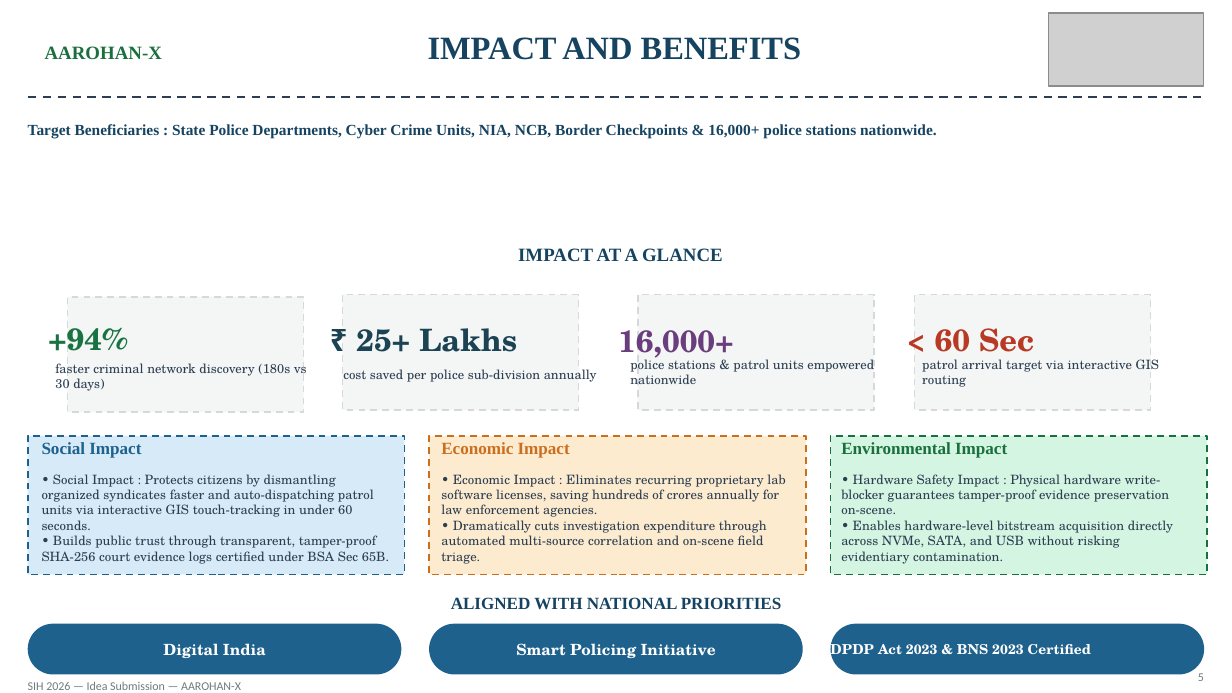
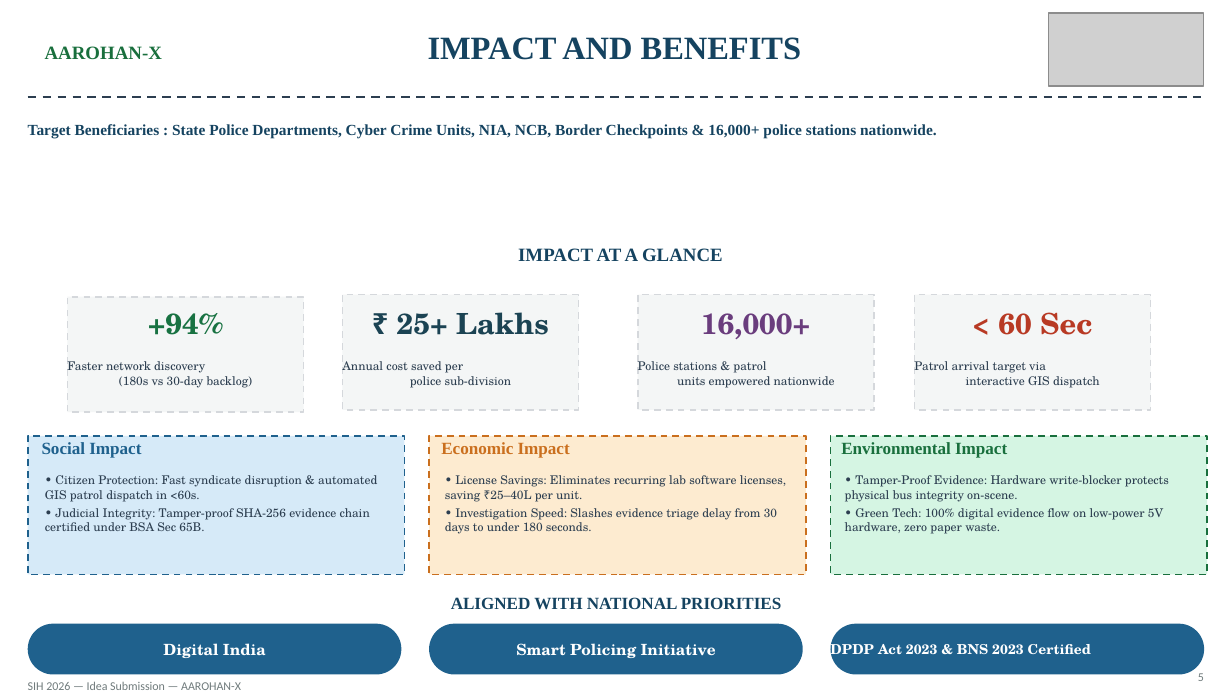
Before and after one commit to muhammedmaahir68-droid/cyber-kit, a slide deck: slide 5 of presentation/SIH_Ideate_Template_AAROHAN-X.pptx. Drawn at 1232x693 pixels with LibreOffice and Linux fonts; fonts in the diff are those of the drawing; grey boxes stand for pictures. Boxes give left, top, right and bottom in pixels: in the first picture for what was removed or moved away, otherwise in the second. Text is boxed around its words. In the diff, an @@ line names an element or a change of style, - is before the commit and + after.

Commit message:
Fix Slide 3 flowchart Step 2 layering and Slide 5 KPI text overflow

```diff
--- a/presentation/SIH_Ideate_Template_AAROHAN-X.pptx
+++ b/presentation/SIH_Ideate_Template_AAROHAN-X.pptx
@@ text "+94%": place and size @@
-text "+94%" at (48, 327, 128, 351)
+text "+94%" at (148, 313, 223, 335)
@@ text "₹ 25+ Lakhs": place and size @@
-text "₹ 25+ Lakhs" at (356, 328, 517, 352)
+text "₹ 25+ Lakhs" at (397, 312, 549, 335)
@@ text "16,000+": place and size @@
-text "16,000+" at (618, 330, 734, 363)
+text "16,000+" at (701, 313, 810, 339)
@@ size 18 to 17 pt; alignment left to centre in 4 elements at (148, 313, 223, 335), (701, 313, 810, 339), (397, 312, 549, 335), (998, 312, 1092, 335) @@
@@ text "< 60 Sec": place and size @@
-text "< 60 Sec" at (935, 328, 1034, 362)
+text "< 60 Sec" at (998, 312, 1092, 335)
@@ text at (67, 361, 253, 388): text changed; size 7.5 to 7 pt @@
-faster criminal network discovery (180s vs 30 days)
+Faster network discovery
+(180s vs 30-day backlog)
@@ text at (342, 361, 512, 388): text changed; size 7.5 to 7 pt @@
-cost saved per police sub-division annually
+Annual cost saved per
+police sub-division
@@ text at (638, 361, 835, 388): text changed; size 7.5 to 7 pt @@
-police stations & patrol units empowered nationwide
+Police stations & patrol
+units empowered nationwide
@@ text at (914, 361, 1100, 388): text changed; size 7.5 to 7 pt @@
-patrol arrival target via interactive GIS routing
+Patrol arrival target via
+interactive GIS dispatch
@@ text at (45, 475, 377, 531): text changed; size 7.5 to 7 pt @@
-• Social Impact : Protects citizens by dismantling organized syndicates faster and auto-dispatching patrol units via interactive GIS touch-tracking in under 60 seconds.
-• Builds public trust through transparent, tamper-proof SHA-256 court evidence logs certified under BSA Sec 65B.
+• Citizen Protection: Fast syndicate disruption & automated GIS patrol dispatch in <60s.
+• Judicial Integrity: Tamper-proof SHA-256 evidence chain certified under BSA Sec 65B.
@@ text at (445, 475, 786, 534): text changed; size 7.5 to 7 pt @@
-• Economic Impact : Eliminates recurring proprietary lab software licenses, saving hundreds of crores annually for law enforcement agencies.
-• Dramatically cuts investigation expenditure through automated multi-source correlation and on-scene field triage.
+• License Savings: Eliminates recurring lab software licenses, saving ₹25–40L per unit.
+• Investigation Speed: Slashes evidence triage delay from 30 days to under 180 seconds.
@@ text at (845, 475, 1169, 534): text changed; size 7.5 to 7 pt @@
-• Hardware Safety Impact : Physical hardware write-blocker guarantees tamper-proof evidence preservation on-scene.
-• Enables hardware-level bitstream acquisition directly across NVMe, SATA, and USB without risking evidentiary contamination.
+• Tamper-Proof Evidence: Hardware write-blocker protects physical bus integrity on-scene.
+• Green Tech: 100% digital evidence flow on low-power 5V hardware, zero paper waste.
```
Also in this commit, not shown: 1 other slide changed, 2 other files.
